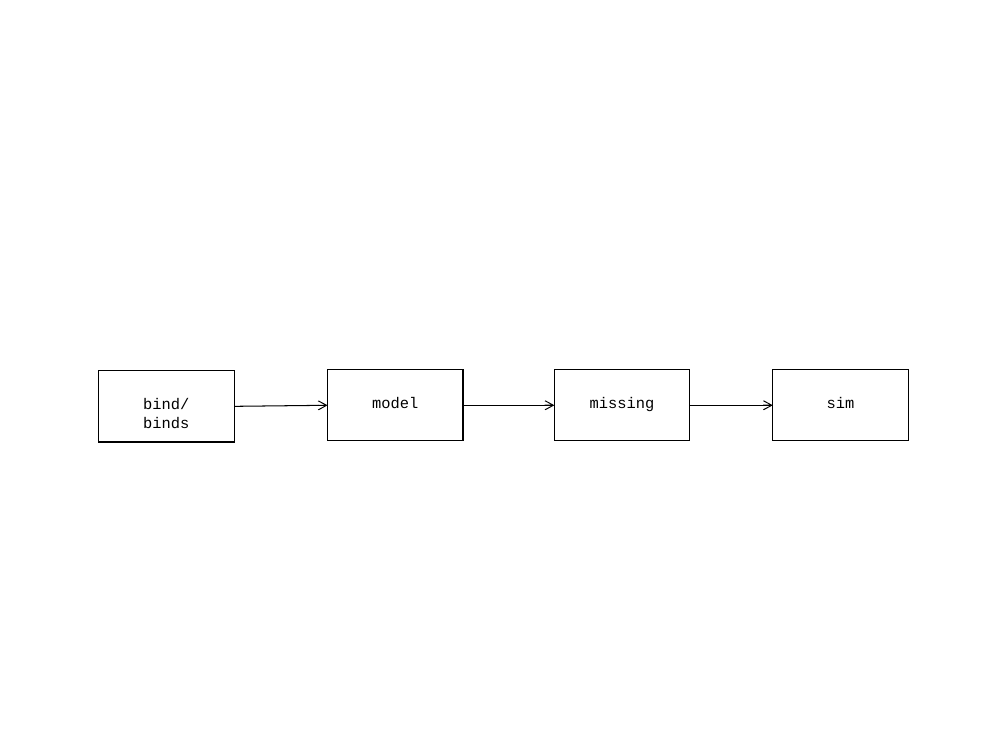
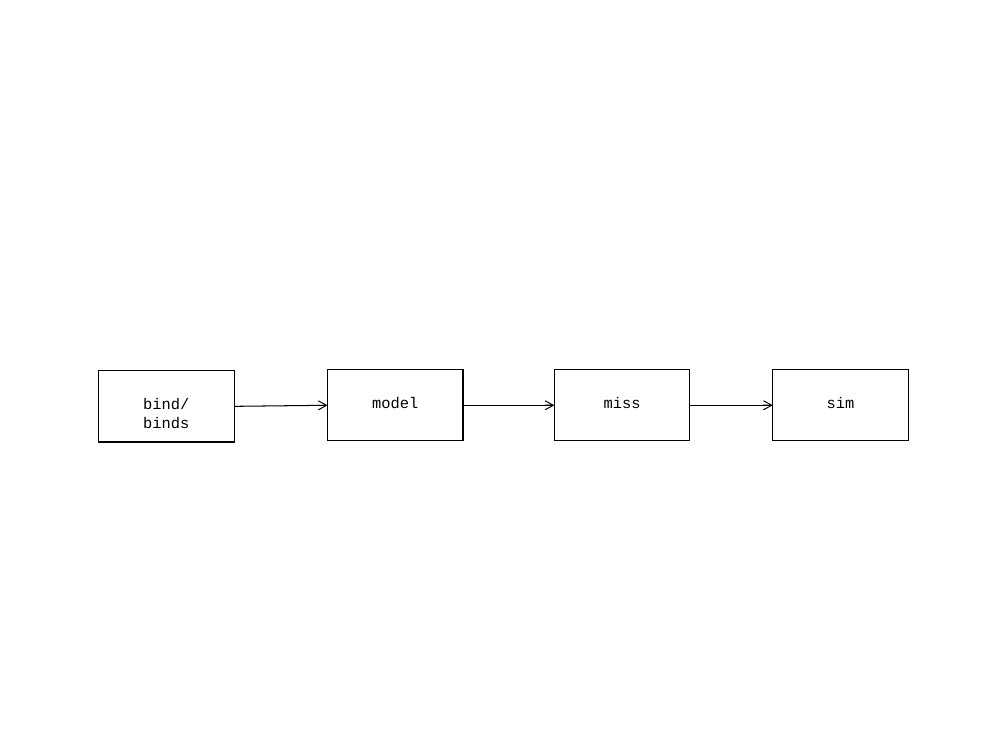
Before and after one commit to simsem/simsem, a slide deck: slide 2 of SupportingDocs/workflow.figures.pptx. Drawn at 1008x756 pixels with LibreOffice and Linux fonts; fonts in the diff are those of the drawing. Boxes give left, top, right and bottom in pixels: in the first picture for what was removed or moved away, otherwise in the second. Text is boxed around its words. In the diff, an @@ line names an element or a change of style, - is before the commit and + after.

```diff
--- a/SupportingDocs/workflow.figures.pptx
+++ b/SupportingDocs/workflow.figures.pptx
@@ text in rectangle at <box>604,397,641,408</box>: text changed @@
-missing
+miss
```
Also in this commit, not shown: 2 other files.
